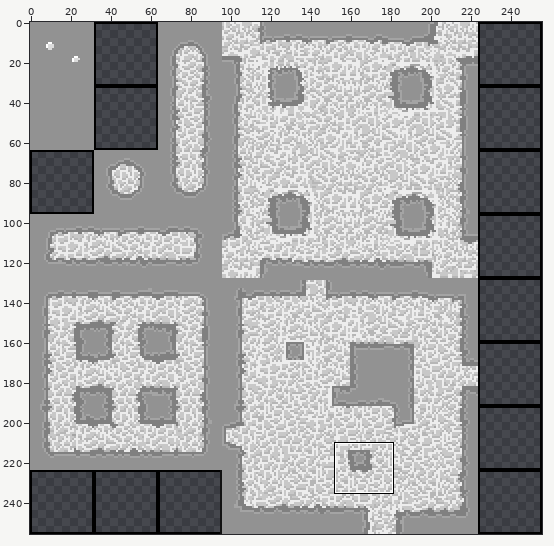
Sprite sheet: Kade Game/kade/TileMaps/Sprites/Ground-inside-cave.png. Above: a wide view before the commit, with the close-up outlined.
Close-up. As it was:
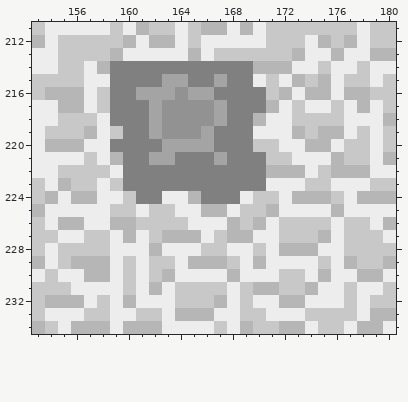
The file is 256x256 pixels. Shown: x 153..180, y 211..234. The commit also changed other parts of the picture, which this record leaves out.
The result:
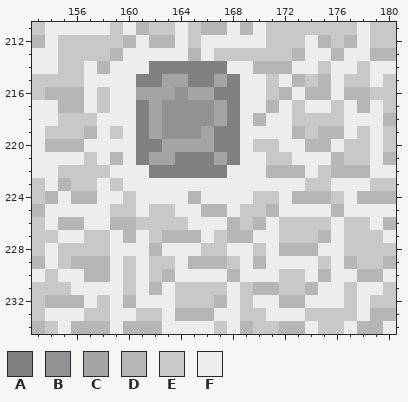
Palette (. is transparent): A #808080  B #929292  C #a4a4a4  D #b6b6b6  E #c8c8c8  F #ededed
Diff:
Colour A becomes colour F in row 214 at x 159 to 161 and 168 to 169; in row 215 at x 159 to 160 and 169; in rows 216 to 217 at x 159 to 160 and 169 to 170; in row 218 at x 159 to 160 and 169; in row 219 at x 160 and 169; in row 220 at x 159 to 160 and 169.
Colour A becomes colour F in row 221 at x 160 and 169 to 170; in row 222 at x 160 to 161 and 168 to 170; in row 223 at x 160 to 170; in row 224 at x 161 to 162 and 166 to 168.
